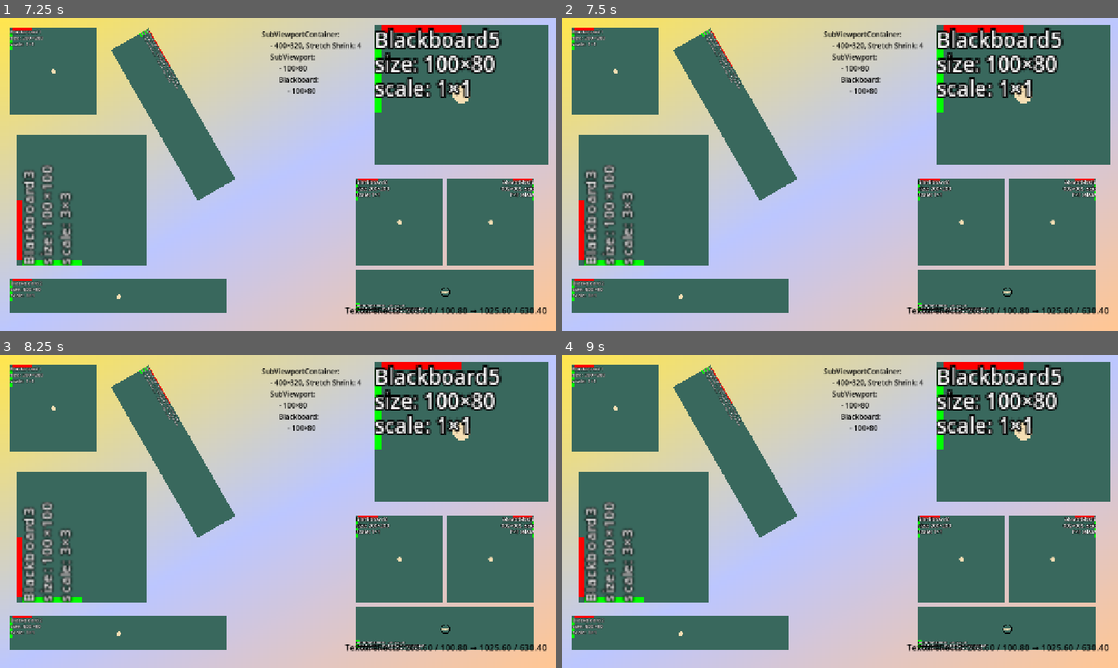
Above: before the commit, frames 1-4 (two rows, left to right).
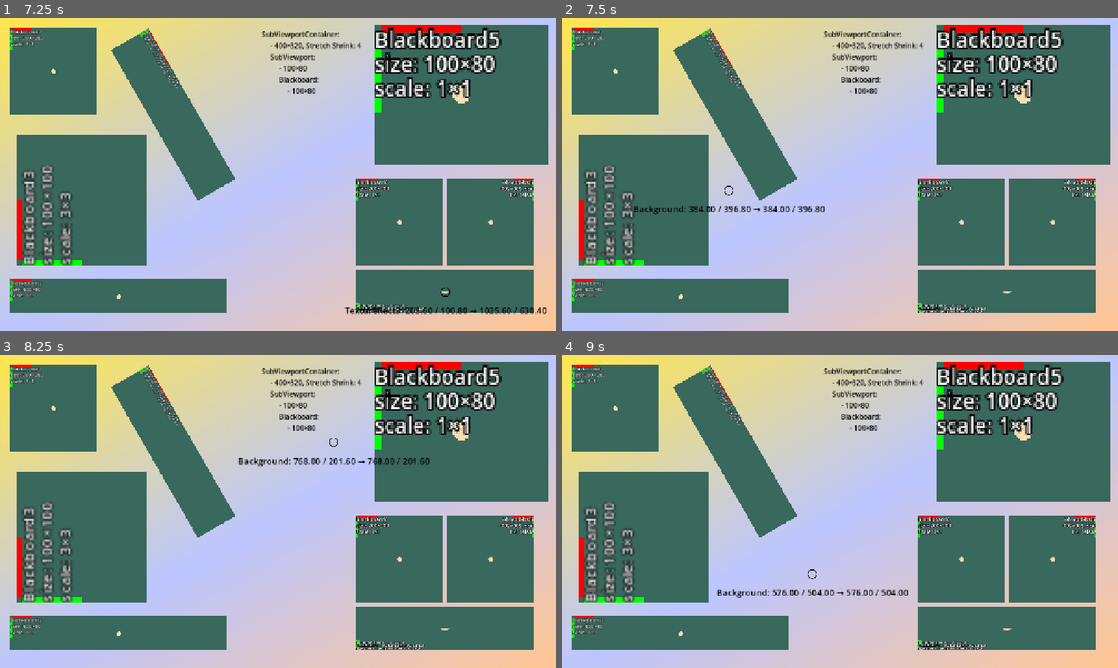
Above: after the commit, the same moments.

Repository: Toxe/godot-coordinate-systems
Game: Godot game, scene res://scenes/main.tscn
Two runs of this game, one before a commit and one after it. Both use one fixed random seed, a clock stepped at 60 frames per second and the inputs below.
Inputs (mouse positions are in pixels of both pictures, inside the frame that each line leads up to):
- Up to frame 1 (7.25 s): tap Enter at 0.5, 2, 3.5 s; move the mouse to (55, 71) at 0.52 s; click (55, 71) at 0.67 s; tap Space at 1.25, 2.75, 4.25 s; move the mouse to (172, 115) at 1.27 s; click (172, 115) at 1.42 s; move the mouse to (116, 296) at 2.02 s; click (116, 296) at 2.17 s; move the mouse to (83, 199) at 2.77 s; click (83, 199) at 2.92 s; move the mouse to (461, 93) at 3.52 s; click (461, 93) at 3.67 s; click (461, 93) at 4.42 s; move the mouse to (400, 221) at 5.02 s; click (400, 221) at 5.17 s; move the mouse to (489, 221) at 5.77 s; click (489, 221) at 5.92 s; move the mouse to (444, 293) at 6.52 s; click (444, 293) at 6.67 s
- Up to frame 2 (7.5 s): move the mouse to (728, 190) at 7.27 s; click (728, 190) at 7.42 s
- Up to frame 3 (8.25 s): move the mouse to (333, 442) at 8.02 s; click (333, 442) at 8.17 s
- Up to frame 4 (9 s): move the mouse to (812, 574) at 8.77 s; click (812, 574) at 8.92 s

Frame 1 is identical in both runs. In frame 2, 0.7% of the frame differs, in the area x 13-99%, y 53-95%; in frame 3, 0.8%, in the area x 42-99%, y 26-95%; in frame 4, 0.8%.

Commit message:
Show background coordinates

Diff:
--- a/CoordinateSystems/scenes/main.tscn
+++ b/CoordinateSystems/scenes/main.tscn
@@ -23,6 +23,7 @@
 offset_right = 1280.0
 offset_bottom = 720.0
 texture = SubResource("GradientTexture2D_o5qli")
+script = ExtResource("1_sugp2")
 metadata/_edit_lock_ = true
 
 [node name="Blackboard1" parent="." unique_id=1003986252 instance=ExtResource("2_0wfyh")]
